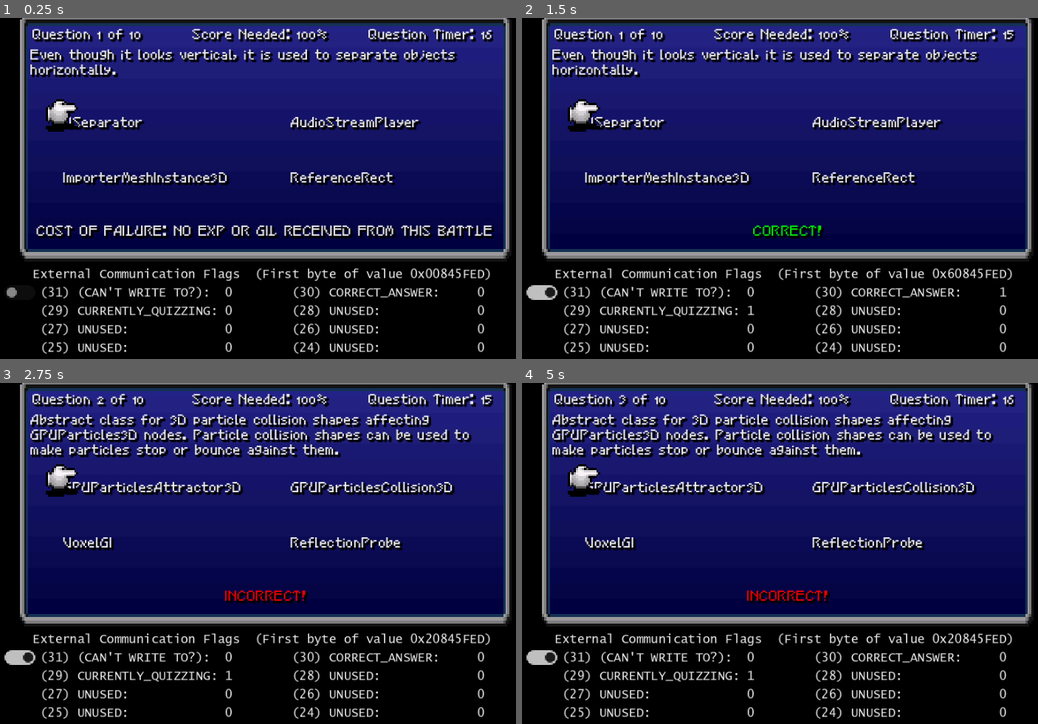
Above: before the commit, frames 1-4 (two rows, left to right).
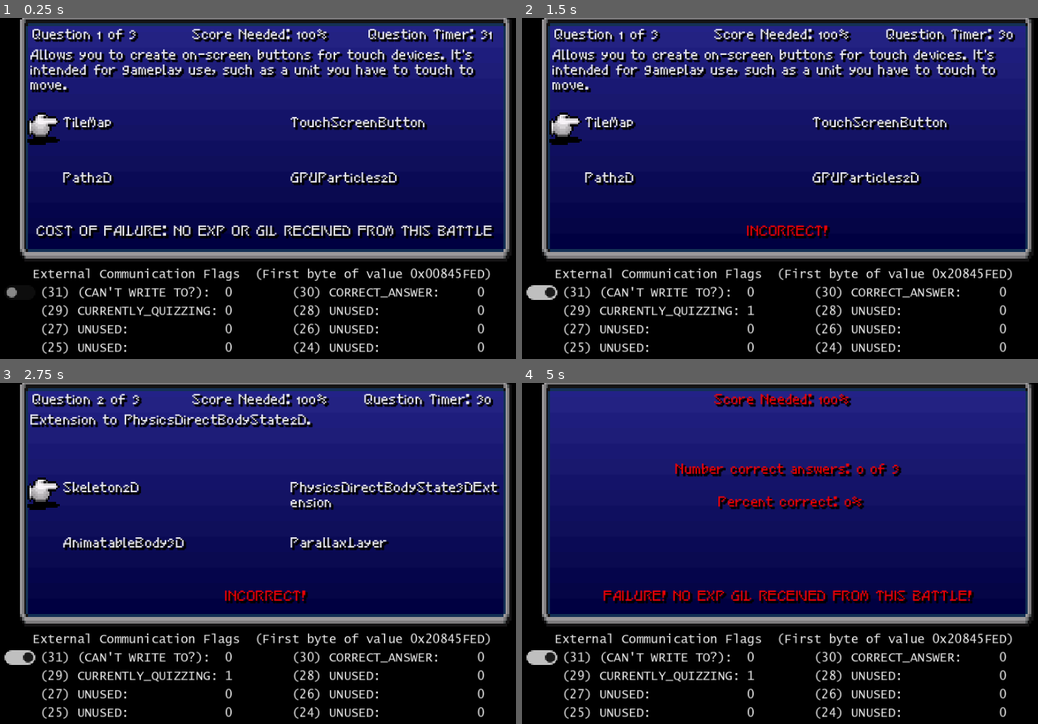
Above: after the commit, the same moments.

Repository: auburnbit/mificat
Game: Godot game, scene res://node_2d.tscn
Two runs of this game, one before a commit and one after it. Both use one fixed random seed, a clock stepped at 60 frames per second and the inputs below.
Inputs (mouse positions are in pixels of both pictures, inside the frame that each line leads up to):
- Up to frame 1 (0.25 s): no input
- Up to frame 2 (1.5 s): click (542, 290) at 0.5 s; tap Enter (ui_accept) at 1.25 s; hold Right (ui_right) from 1.28 s (still down)
- Up to frame 3 (2.75 s): tap Enter (ui_accept) at 1.52, 2, 2.27 s; release Right (ui_right) at 2.03 s; hold Down (ui_down) from 2.03 s (still down)
- Up to frame 4 (5 s): tap Enter (ui_accept) at 2.75, 3.77, 4.25, 4.52 s; release Down (ui_down) at 2.78 s; hold Right (ui_right) 2.78-3.53 s; hold Up (ui_up) 3.53-4.28 s; hold Left (ui_left) from 4.28 s (still down)

The runs differ from the first frame. In frame 1, 7.6% of the frame differs, in the area x 5-96%, y 3-50%; in frame 2, 8.7%; in frame 3, 10%; in frame 4, 14%, in the area x 5-96%, y 3-65%.
Error before the commit: Invalid access of index '10' on a base object of type: 'Array'. (res://node_2d.gd:116)

Commit message:
quiz now does right things

Diff:
--- a/quiz-program/QuizDict.gd
+++ b/quiz-program/QuizDict.gd
@@ -1,7 +1,7 @@
 extends Node
 
 var question_pool = []
-var pool_size = 5
+var pool_size = 20
 
 var quiz_dict = {
 	"Object":{
--- a/quiz-program/node_2d.gd
+++ b/quiz-program/node_2d.gd
@@ -52,12 +52,14 @@
 var	qt = "[right]Question Timer: [/right]"
 var	cof = "[center]COST OF FAILURE: NO EXP OR GIL RECEIVED FROM THIS BATTLE[/center]"
 
-var timer = 15
+var timer = 30
 var endDelay = 1
 
 var quiz_list_populated = false
 
 var question_dic = {}
+
+var number_questions_this_quiz = 1
 
 # Called when the node enters the scene tree for the first time.
 func _ready():
@@ -108,11 +110,11 @@
 	#q0 = ["term", "answer0", "answer0", "answer0c", "answer0d", "waiting for input", 0]
 
 	if quiz_list_populated == false:
-		var number_questions_this_quiz = randi_range(2,3)
+		number_questions_this_quiz = randi_range(2,3)
 		print(number_questions_this_quiz)
 		var qp_copy = QuizDict.question_pool
 		for i in number_questions_this_quiz:
-			var qp_random_index = randi_range(0,qp_copy.size())
+			var qp_random_index = randi_range(0,QuizDict.pool_size)
 			questions[i].append(qp_copy[qp_random_index].definition)
 			questions[i].append(qp_copy[qp_random_index].answers[0])
 			questions[i].append(qp_copy[qp_random_index].answers[1])
@@ -134,8 +136,8 @@
 			endDelay = 4
 
 			if percent_correct_int() < 100: #TODO: this 100 needs to be a variable
-				Prompt.text = "[color=red][center]\n\n\nNumber of correct answers: "\
-				+ str(number_of_correct_answers()) + " of " + str(questions.size())\
+				Prompt.text = "[color=red][center]\n\n\nNumber correct answers: "\
+				+ str(number_of_correct_answers()) + " of " + str(number_questions_this_quiz)\
 				+ "\n\n Percent correct: " + str(percent_correct_int()) + "%[/center][/color]"
 				Needed.text = "[center][color=red]Score Needed: 100%[/color][/center]"
 				#TODO: THIS 100% ALSO NEEDS variable
@@ -166,7 +168,7 @@
 
 	if endDelay <= 0:
 		#Reset for next question \
-		timer = 15
+		timer = 30
 		endDelay = 1
 		cursorIndex = 0
 		questions[qNum][5] = quizStatus #storing result of question
@@ -218,17 +220,17 @@
 
 	match cursorIndex:
 		0:
-			Cursor.position = Answer0.position
+			Cursor.position = Answer0.position + Vector2(-9, 6.5)
 		1:
-			Cursor.position = Answer1.position
+			Cursor.position = Answer1.position + Vector2(-9, 6.5)
 		2:
-			Cursor.position = Answer2.position
+			Cursor.position = Answer2.position + Vector2(-9, 6.5)
 		3:
-			Cursor.position = Answer3.position
+			Cursor.position = Answer3.position + Vector2(-9, 6.5)
 	if !showingResults:
 		var fourBytes = "0x%08x"
 		QuestionNumber.text = "Question " + str(qNum + 1) \
-		+ " of " + str(questions.size())
+		+ " of " + str(number_questions_this_quiz)
 		QuizTimer.text = qt + str(int(timer)+1)
 		Prompt.text = questions[qNum][0]
 		Answer0.text = questions[qNum][1]
@@ -250,18 +252,15 @@
 				CursorWrong.play()
 				clear_flag("correct_answer")
 
-
-
-
 func number_of_correct_answers():
 	var sum = 0
-	for n in questions.size():
+	for n in number_questions_this_quiz:
 		if questions[n][5] == "correct":
 			sum += 1
 	return sum
 
 func percent_correct_int():
-	return int(float(number_of_correct_answers()) / float(questions.size()) * 100)
+	return int(float(number_of_correct_answers()) / float(number_questions_this_quiz) * 100)
 
 func _input(event):
 	if quizStatus == "quizzing" and !showingResults:
@@ -363,7 +362,7 @@
 				return flag_is_set_by_bit(30)
 
 func on_last_question():
-	if qNum >= questions.size() - 1:
+	if qNum >= number_questions_this_quiz - 1:
 		return true
 	else:
 		return false
--- a/quiz-program/node_2d.tscn
+++ b/quiz-program/node_2d.tscn
@@ -83,7 +83,7 @@
 theme_override_fonts/normal_font = ExtResource("2_1c6nl")
 theme_override_font_sizes/normal_font_size = 6
 bbcode_enabled = true
-text = "Exposes a number of different monitors related to performance, such as memory usage, draw calls, and FPS. These are the same values displayed in the Monitor tab in the Debugger panel."
+text = "IT DIDN'T WORK"
 
 [node name="Answer0" type="RichTextLabel" parent="Quiz/Primary"]
 modulate = Color(1, 1, 1, 0.905882)
@@ -101,7 +101,7 @@
 theme_override_fonts/normal_font = ExtResource("2_1c6nl")
 theme_override_font_sizes/normal_font_size = 6
 bbcode_enabled = true
-text = "EditorVCSInterface"
+text = "WHAT'"
 
 [node name="Answer1" type="RichTextLabel" parent="Quiz/Primary"]
 modulate = Color(1, 1, 1, 0.905882)
@@ -119,7 +119,7 @@
 theme_override_fonts/normal_font = ExtResource("2_1c6nl")
 theme_override_font_sizes/normal_font_size = 6
 bbcode_enabled = true
-text = "JavaScriptBridge"
+text = "DEAR GOD"
 
 [node name="Answer2" type="RichTextLabel" parent="Quiz/Primary"]
 modulate = Color(1, 1, 1, 0.905882)
@@ -137,7 +137,7 @@
 theme_override_fonts/normal_font = ExtResource("2_1c6nl")
 theme_override_font_sizes/normal_font_size = 6
 bbcode_enabled = true
-text = "* Place holder place holder place holder place holder place holder place holder"
+text = "FIX IT FIX IT FIX IT"
 
 [node name="Answer3" type="RichTextLabel" parent="Quiz/Primary"]
 modulate = Color(1, 1, 1, 0.905882)
@@ -155,7 +155,7 @@
 theme_override_fonts/normal_font = ExtResource("2_1c6nl")
 theme_override_font_sizes/normal_font_size = 6
 bbcode_enabled = true
-text = "*PhysicsServer3DRenderingServerHandler"
+text = "WHY DID THIS HAPPEN WHY DID THIS HAPPEN"
 
 [node name="Needed" type="RichTextLabel" parent="Quiz/Primary"]
 modulate = Color(1, 1, 1, 0.905882)
